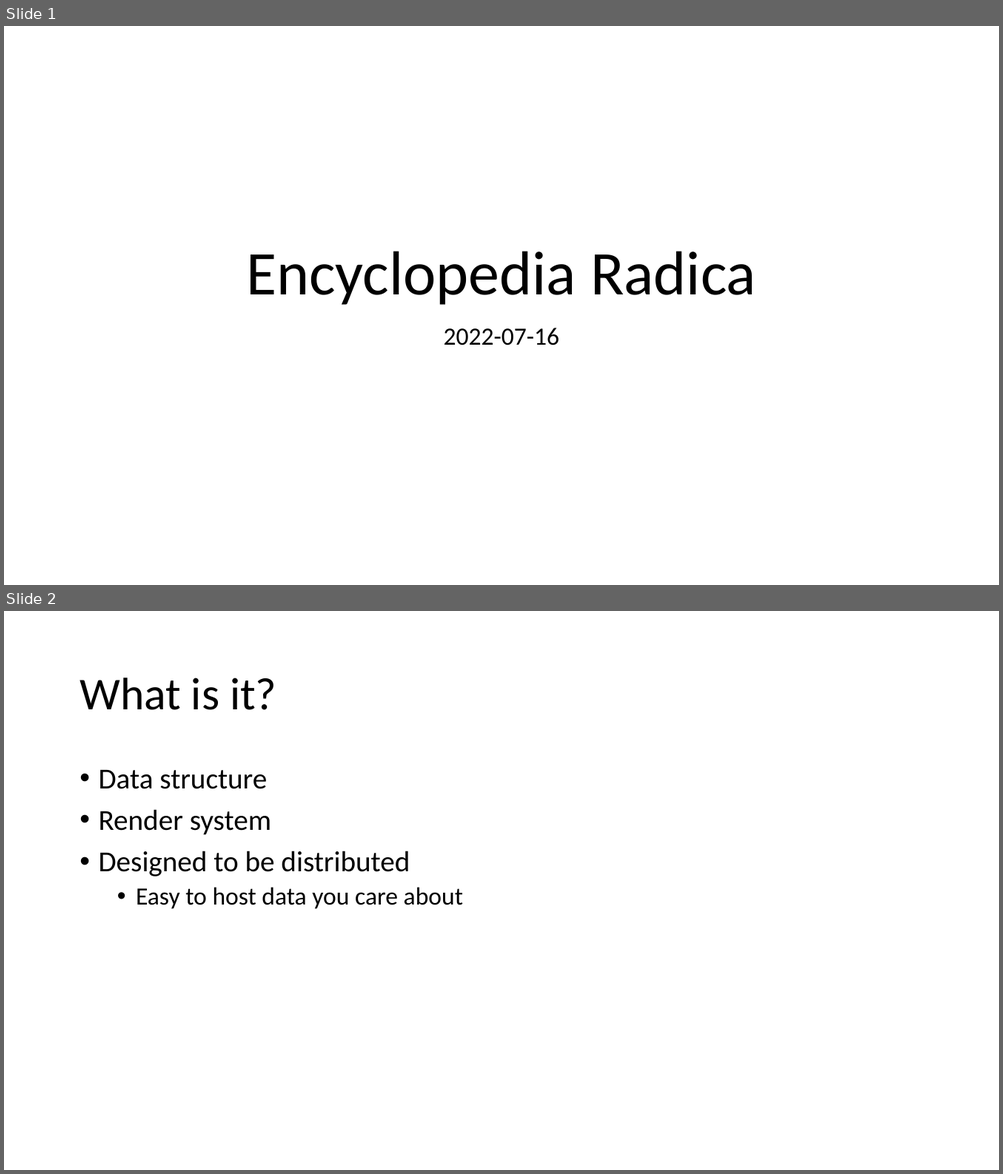
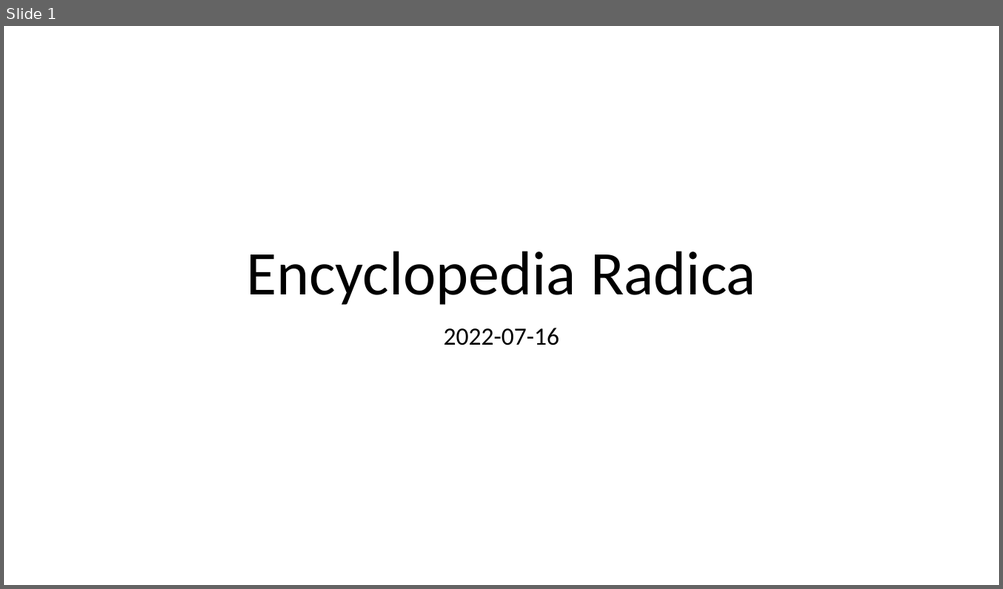
Before and after one commit to raddest-ca/encyclopedia-radica, a slide deck: radica.pptx. Shown one above the other, each under a label of ours: slides 1 and 2 before the commit, slide 1 after it. The pictures are 1003x1174 and 1003x589 pixels, drawn with LibreOffice and Linux fonts; fonts in the diff are those of the drawing. Boxes give left, top, right and bottom in pixels: in the first picture for what was removed or moved away, otherwise in the second. Text is boxed around its words. In the diff, an @@ line names an element or a change of style, - is before the commit and + after.

```diff
--- a/radica.pptx
+++ b/radica.pptx
@@ slide 2 removed at (4,611,999,1170), background #FFFFFF @@
@@ title removed at (79,678,276,710) @@
-What is it?
@@ text removed at (99,770,463,909) @@
-• Data structure
-• Render system
-• Designed to be distributed
-  • Easy to host data you care about
```
Also in this commit, not shown: 1 slide added, 5 other slides removed.
